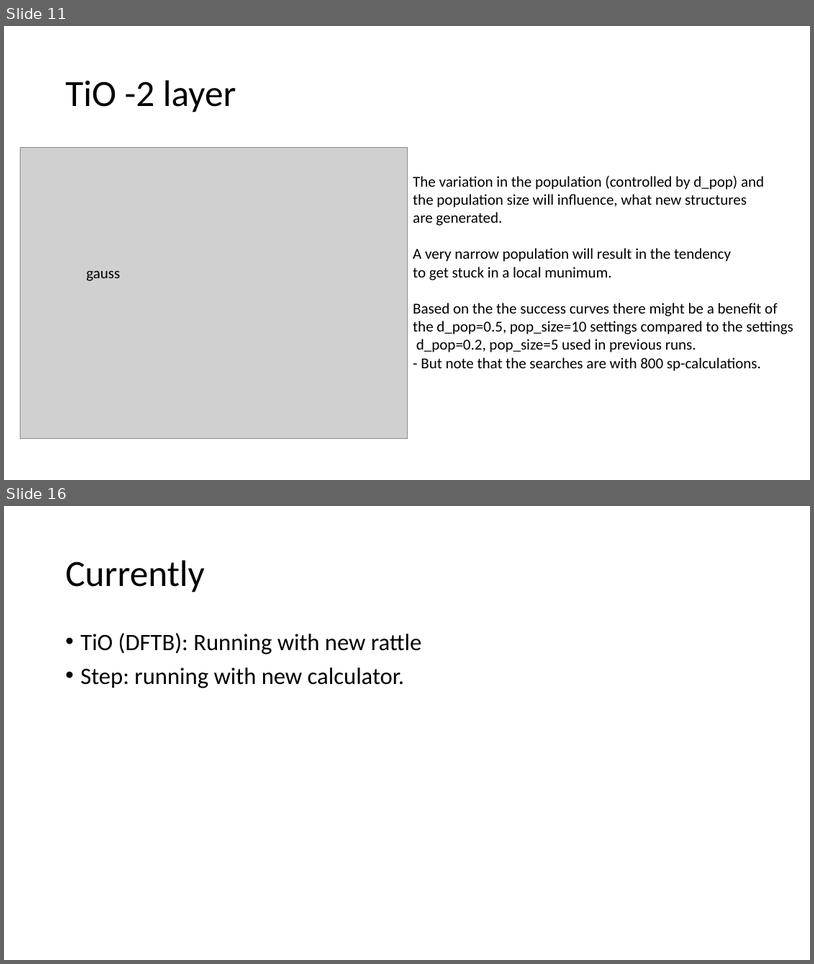
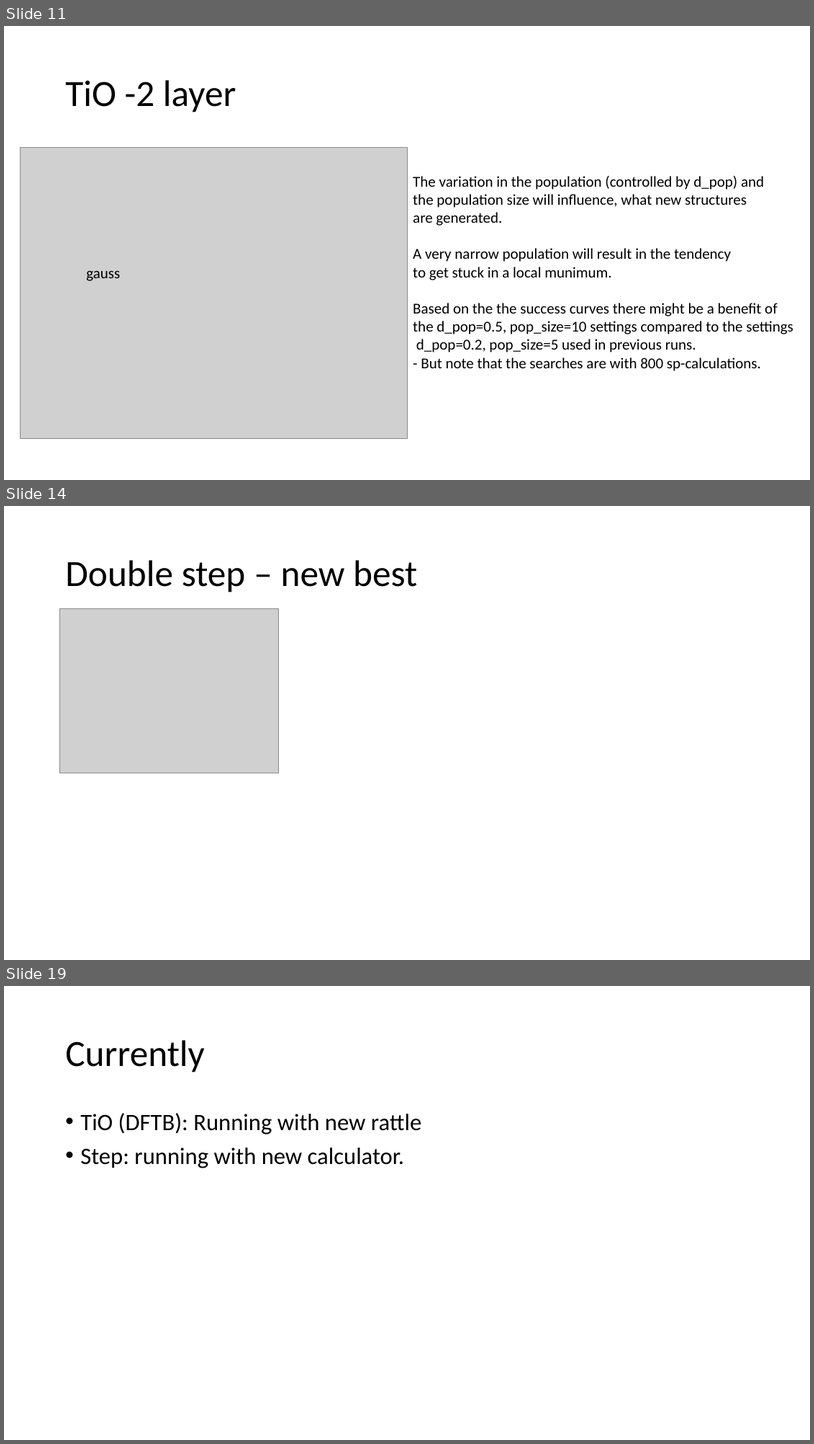
Before and after one commit to MaltheBisbo/learningForces, a slide deck: progress.pptx. Shown one above the other, each under a label of ours: slides 11 and 16 before the commit, slides 11, 14 and 19 after it; the slides between them are not shown. The pictures are 814x964 and 814x1444 pixels, drawn with LibreOffice and Linux fonts; fonts in the diff are those of the drawing; grey boxes stand for pictures. Boxes give left, top, right and bottom in pixels: in the first picture for what was removed or moved away, otherwise in the second. Text is boxed around its words. In the diff, an @@ line names an element or a change of style, - is before the commit and + after.

```diff
--- a/progress.pptx
+++ b/progress.pptx
@@ slide 14 added at bbox=[4, 506, 810, 960], background #FFFFFF @@
@@ title added at bbox=[65, 560, 417, 592], 44 pt, text #000000 @@
+Double step – new best
@@ picture added at bbox=[59, 608, 278, 773] @@
@@ what was slide 16 is now slide 19 @@
```
Also in this commit, not shown: 5 slides changed, 2 other slides added.
